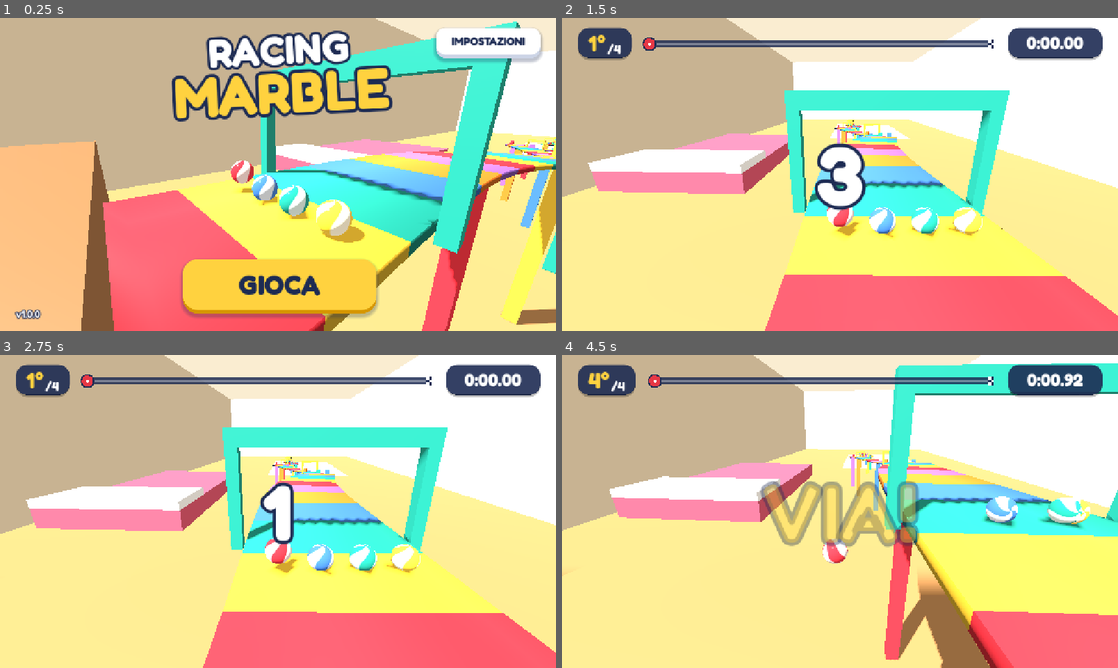
Above: before the commit, frames 1-4 (two rows, left to right).
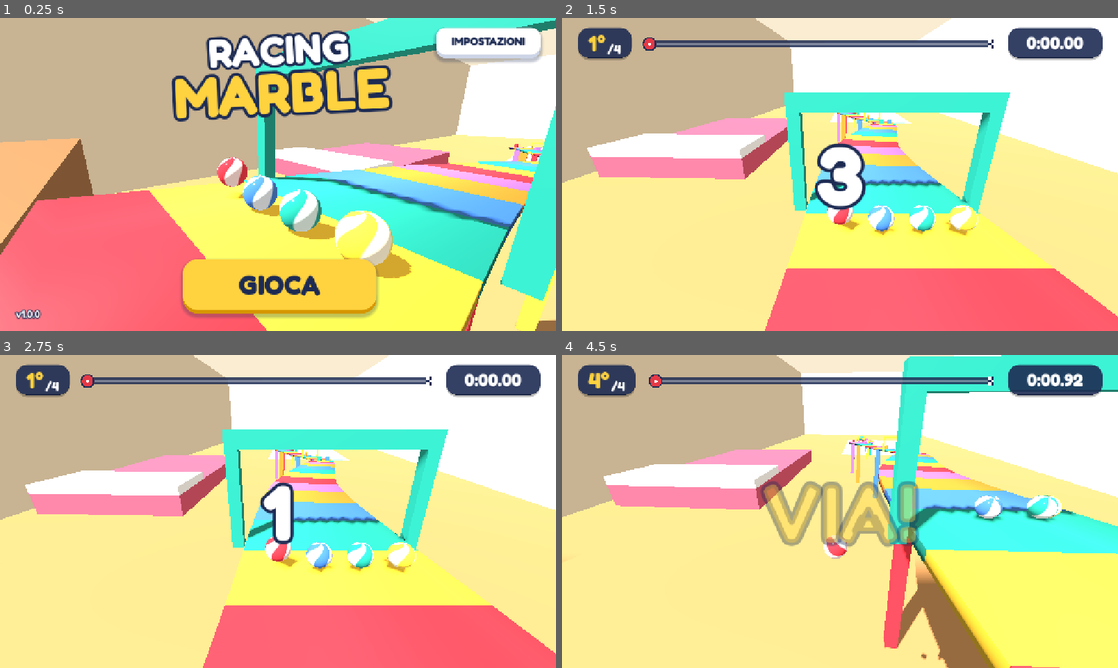
Above: after the commit, the same moments.

Repository: Leoel97/racing-marble
Game: Godot game, scene res://scenes/main.tscn
The game is run twice, just before and just after one commit, with the same random seed, the same clock (stepped at 60 frames per second) and the same inputs.
Inputs (mouse positions are in pixels of both pictures, inside the frame that each line leads up to):
- Up to frame 1 (0.25 s): no input
- Up to frame 2 (1.5 s): click "GIOCA" at 0.5 s; move the mouse to (962, 158) at 1.27 s; hold Right (ui_right) from 1.28 s (still down); click (962, 158) at 1.42 s
- Up to frame 3 (2.75 s): release Right (ui_right) at 2 s; drag from (166, 527) to (250, 574) at 2.02 s
- Up to frame 4 (4.5 s): move the mouse to (895, 442) at 2.77 s; hold Right (ui_right) 2.78-3.5 s; tap Enter at 3.5 s; drag from (812, 574) to (673, 464) at 3.52 s; move the mouse to (1006, 558) at 4.27 s; hold Left (ui_left) from 4.28 s (still down)

The runs differ from the first frame. In frame 1, 39% of the frame differs, in the area x 0-100%, y 0-100%; in frame 2, 14%; in frame 3, 14%; in frame 4, 23%.

Commit message:
Biglie piu' veloci, partenza piu' ripida, camera del menu piu' vicina, schermate piu' rapide
Co-Authored-By: Claude Fable 5.2 <noreply@anthropic.com>
Claude-Session: https://claude.ai/code/session_01R6mF4JeXyjBadC86qXprPP

Diff:
--- a/scripts/main.gd
+++ b/scripts/main.gd
@@ -306,7 +306,7 @@
 		# Nel menu la camera gira lentamente attorno alla biglia sulla griglia di partenza.
 		menu_angle += delta * 0.25
 		var grid_center: Vector3 = target + track.rights[player.track_idx] * 2.4
-		camera.global_position = grid_center + Vector3(sin(menu_angle) * 7.5, 2.6, cos(menu_angle) * 7.5)
+		camera.global_position = grid_center + Vector3(sin(menu_angle) * 5.5, 1.9, cos(menu_angle) * 5.5)
 		camera.look_at(grid_center + Vector3.UP * 0.4, Vector3.UP)
 		return
 	var fwd: Vector3 = track.dirs[player.track_idx]
--- a/scripts/marble.gd
+++ b/scripts/marble.gd
@@ -5,10 +5,10 @@
 
 # Modello di guida: la biglia accelera con la pendenza, frena con l'aria
 # e perde velocita' ogni volta che si sterza.
-const SLOPE_GAIN := 45.0     # spinta lungo la pista per unita' di pendenza
-const DRAG := 0.0109         # resistenza che cresce con il quadrato della velocita'
+const SLOPE_GAIN := 90.0     # spinta lungo la pista per unita' di pendenza
+const DRAG := 0.0175         # resistenza che cresce con il quadrato della velocita'
 const SCRUB := 0.15          # velocita' persa sterzando
-const MIN_SPEED := 4.0       # sotto questa soglia una piccola spinta evita lo stallo
+const MIN_SPEED := 6.0       # sotto questa soglia una piccola spinta evita lo stallo
 const LATERAL_SPEED := 9.0
 
 var track: Node3D
--- a/scripts/track.gd
+++ b/scripts/track.gd
@@ -8,8 +8,8 @@
 # Punti di controllo: [posizione, larghezza]. Si scende lungo -Z.
 const CONTROL := [
 	[Vector3(0, 36, 0), 8.0],
-	[Vector3(0, 35, -25), 8.0],
-	[Vector3(6, 32, -55), 7.0],
+	[Vector3(0, 33.5, -25), 8.0],
+	[Vector3(6, 31, -55), 7.0],
 	[Vector3(10, 27, -85), 6.0],
 	[Vector3(2, 25, -115), 6.0],
 	[Vector3(-8, 24, -145), 7.0],
